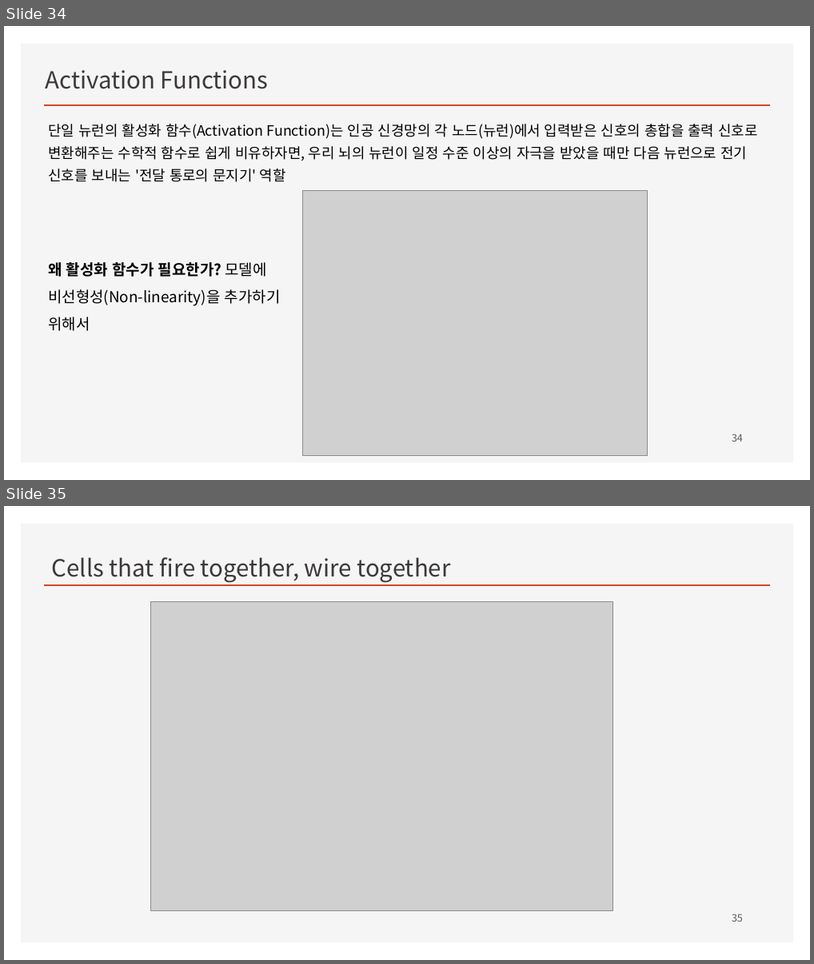
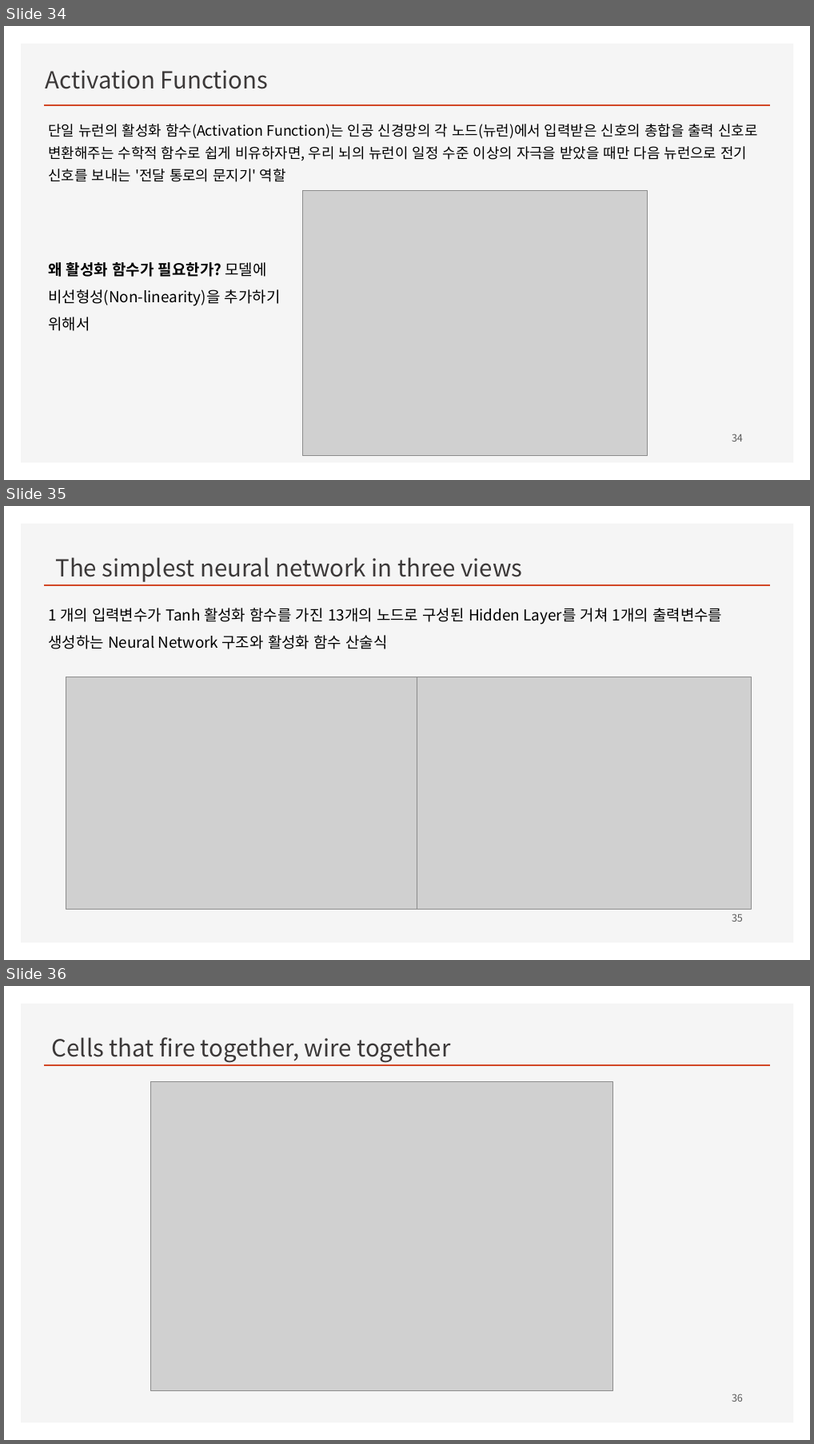
Before and after one commit to ancestor9/mathematics-for-machine-learning, a slide deck: Linear_Algebra/w4_Perceptron_Regression.pptx. Shown one above the other, each under a label of ours: slides 34 and 35 before the commit, slides 34, 35 and 36 after it. The pictures are 814x964 and 814x1444 pixels, drawn with LibreOffice and Linux fonts; fonts in the diff are those of the drawing; grey boxes stand for pictures; background and template pictures are left out. Boxes give left, top, right and bottom in pixels: in the first picture for what was removed or moved away, otherwise in the second. Text is boxed around its words. In the diff, an @@ line names an element or a change of style, - is before the commit and + after.

```diff
--- a/Linear_Algebra/w4_Perceptron_Regression.pptx
+++ b/Linear_Algebra/w4_Perceptron_Regression.pptx
@@ slide 35 added at [4,506,810,960], background #FFFFFF; not listed: 2 template elements that a slide beside it also shows @@
@@ text added at [56,557,522,582], 28 pt, text #3B3838 @@
+The simplest neural network in three views
@@ text added at [48,608,722,649], 18 pt, text #000000 @@
+1 개의 입력변수가 Tanh 활성화 함수를 가진 13개의 노드로 구성된 Hidden Layer를 거쳐 1개의 출력변수를 생성하는 Neural Network 구조와 활성화 함수 산술식
@@ picture added at [66,676,420,908] @@
@@ picture added at [418,676,752,908] @@
@@ page number added at [732,913,743,921], 12 pt, text #595959 @@
+35
@@ what was slide 35 is now slide 36 @@
@@ page number at [732,1393,743,1401]: text changed @@
-35
+36
```
Also in this commit, not shown: 3 other slides added.
